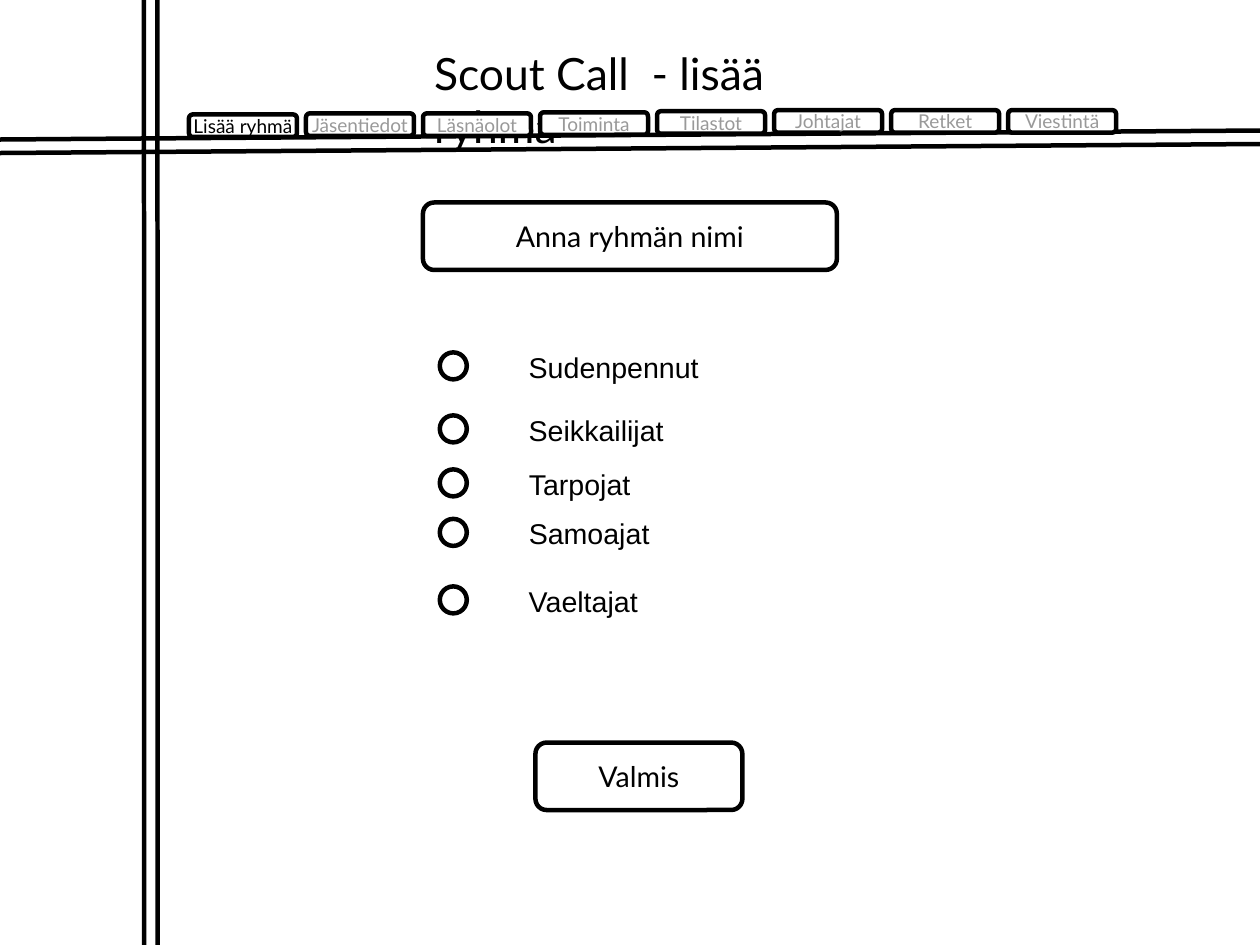
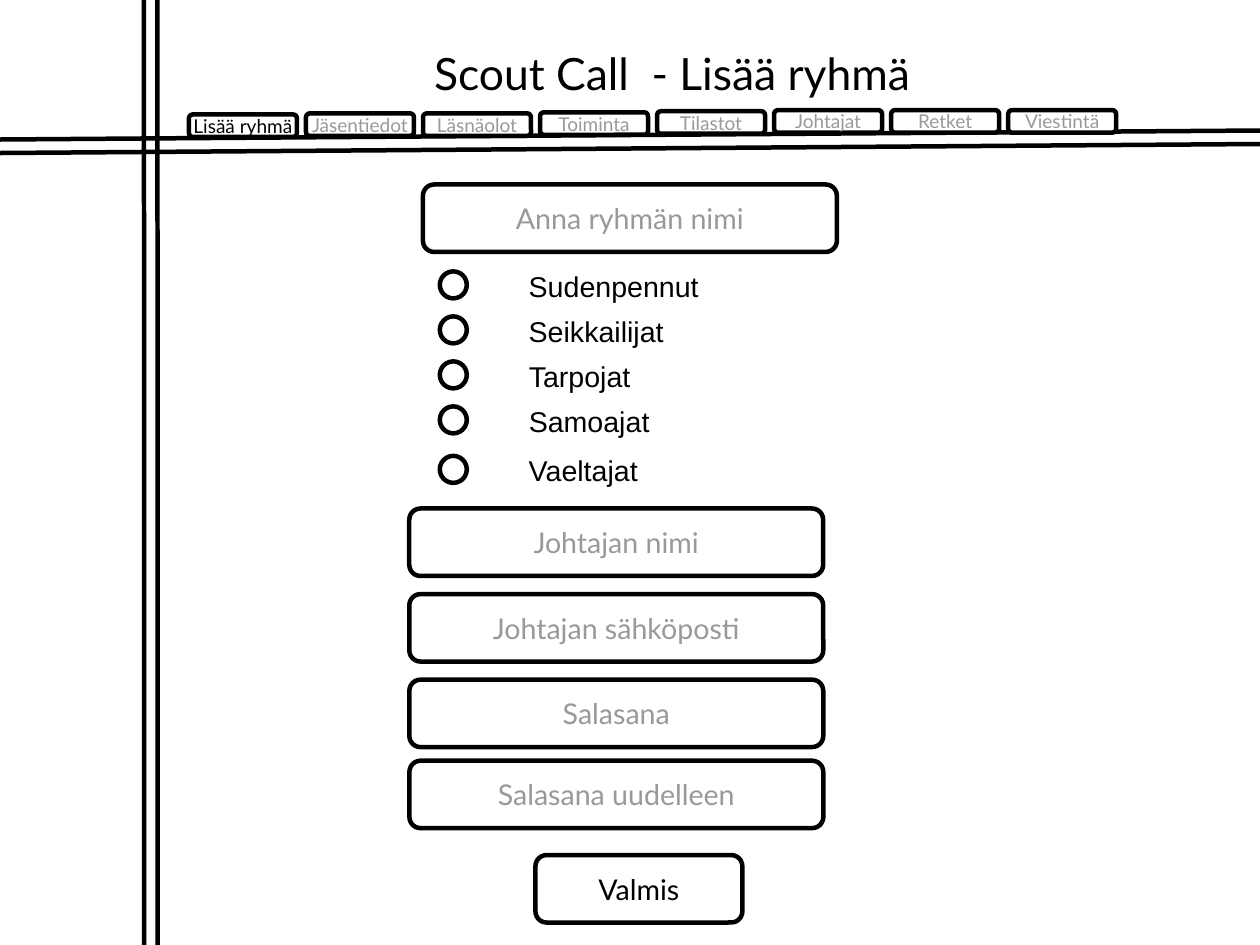
Before and after one commit to jraappan/ScoutCall, a slide deck: slide 2 of Docs/ScoutCallLayout_bw.odp. Drawn at 1260x945 pixels with LibreOffice and Linux fonts; fonts in the diff are those of the drawing. Boxes give left, top, right and bottom in pixels: in the first picture for what was removed or moved away, otherwise in the second. Text is boxed around its words. In the diff, an @@ line names an element or a change of style, - is before the commit and + after.

```diff
--- a/Docs/ScoutCallLayout_bw.odp
+++ b/Docs/ScoutCallLayout_bw.odp
@@ text at <box>434,57,910,98</box>: text changed @@
-Scout Call - lisää ryhmä
+Scout Call - Lisää ryhmä
@@ rounded rectangle "Anna ryhmän nimi": place and size @@
-rounded rectangle "Anna ryhmän nimi" at <box>423,202,837,270</box>
+rounded rectangle "Anna ryhmän nimi" at <box>423,184,837,252</box>
@@ rounded rectangle "Anna ryhmän nimi" at <box>423,184,837,252</box>: text colour #000000 to #999999 @@
@@ text "Sudenpennut": place and size @@
-text "Sudenpennut" at <box>529,357,699,384</box>
+text "Sudenpennut" at <box>529,276,699,303</box>
@@ ellipse: place and size @@
-ellipse at <box>440,352,468,380</box>
+ellipse at <box>440,271,468,298</box>
@@ ellipse: place and size @@
-ellipse at <box>440,415,468,442</box>
+ellipse at <box>440,317,468,344</box>
@@ text "Seikkailijat": place and size @@
-text "Seikkailijat" at <box>529,420,664,447</box>
+text "Seikkailijat" at <box>529,321,664,348</box>
@@ 2 ellipses, 1 text: place and size @@
-2 ellipses, 1 text at <box>440,470,631,547</box>
+2 ellipses, 1 text at <box>440,361,631,434</box>
@@ text "Samoajat": place and size @@
-text "Samoajat" at <box>529,523,650,550</box>
+text "Samoajat" at <box>529,411,650,438</box>
@@ ellipse: place and size @@
-ellipse at <box>440,587,468,614</box>
+ellipse at <box>440,456,468,484</box>
@@ text "Vaeltajat": place and size @@
-text "Vaeltajat" at <box>529,591,638,618</box>
+text "Vaeltajat" at <box>529,460,638,487</box>
@@ rounded rectangle added at <box>409,509,823,576</box>, fill #FFFFFF, outline #000000 2.83 pt, 18 pt, text #999999 @@
+Johtajan nimi
@@ rounded rectangle added at <box>409,595,823,662</box>, fill #FFFFFF, outline #000000 2.83 pt, 18 pt, text #999999 @@
+Johtajan sähköposti
@@ rounded rectangle added at <box>409,680,823,748</box>, fill #FFFFFF, outline #000000 2.83 pt, 18 pt, text #999999 @@
+Salasana
@@ rounded rectangle added at <box>409,761,823,829</box>, fill #FFFFFF, outline #000000 2.83 pt, 18 pt, text #999999 @@
+Salasana uudelleen
@@ rounded rectangle "Valmis": place and size @@
-rounded rectangle "Valmis" at <box>536,743,743,811</box>
+rounded rectangle "Valmis" at <box>536,855,743,923</box>
```
Also in this commit, not shown: 4 other slides changed, 2 slides added.
